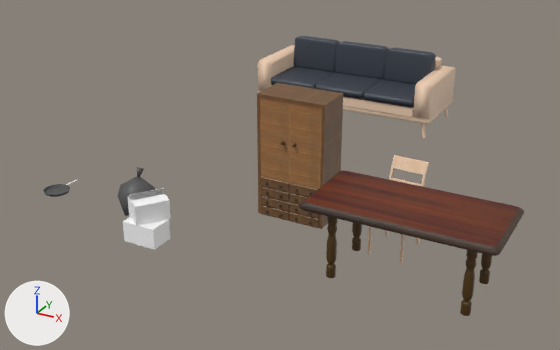
An edit to the FBX model Data/Model/Chair/chair.fbx, drawn before and after from the same camera.
One viewpoint serves both versions: a 50 mm camera at (3.25, -4.2, 2.69) aimed at (0.23, 1.28, -0.05). Arrows for +X, +Y and +Z are at lower left; the lights stay in place. Where no turn or scale is listed for an object, it has been applied to the vertices.
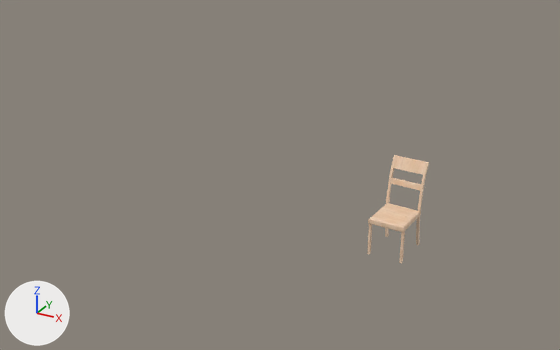
The newer file is also turned or shifted as a whole; pictures and numbers use the older file's frame.

What differs and where, as boxes (x1, y1, x2, y2) in the pictures (560 x 350 px):
```json
{"object": "polySurface8", "change": "deleted", "before": [299, 170, 524, 316], "on screen": "brown", "faces in mat_pasted__lambert4 (picture img_tenbanuv_png)": [299, 170, 524, 256], "faces in mat_pasted__lambert2 (brown #4f3500)": [326, 217, 492, 316]}
{"object": "Cube.010", "change": "deleted", "before": [258, 36, 456, 138], "faces in mat_lambert6 (dark blue #383f4a)": [271, 36, 436, 107], "faces in mat_lambert7 (picture img_images_jpg)": [258, 45, 456, 138]}
{"object": "polySurface21", "change": "deleted", "before": [257, 83, 343, 229], "on screen": "brown", "faces in mat_lambert3 (picture img_aaaa_png)": [257, 83, 343, 229], "faces in mat_lambert4 (brown #413012)": [265, 141, 312, 224]}
{"object": "BOX2", "change": "deleted", "before": [127, 188, 171, 226]}
{"object": "BOX1", "change": "deleted", "before": [123, 217, 170, 250]}
{"object": "BAG", "change": "deleted", "before": [118, 167, 155, 216]}
{"object": "polySurface17", "change": "deleted", "before": [43, 180, 77, 197], "faces in mat_lambert9 (dark grey #535353)": [43, 184, 70, 197]}
{"object": "pasted__pasted__pCube23", "change": "unchanged, uncovered by the edit", "before": [367, 155, 429, 264], "after": [367, 155, 429, 264]}
```

Scene script edits in JSON lines:
```json
{"op": "remove", "block": "ob_polysurface21", "code": ["ob_polysurface21 = bpy.data.objects.new('polySurface21', me_mesh_023)", "ob_polysurface21.location = (0.767, 0.603, 0.481)"]}
{"op": "remove", "block": "ob_box2", "code": ["ob_box2 = bpy.data.objects.new('BOX2', me_mesh_019)", "ob_box2.location = (0.002, -0.247, 0.159)"]}
{"op": "remove", "block": "ob_polysurface8", "code": ["ob_polysurface8 = bpy.data.objects.new('polySurface8', me_mesh_024)", "ob_polysurface8.location = (1.848, 0.059, 0.287)"]}
{"op": "remove", "block": "ob_polysurface17", "code": ["ob_polysurface17 = bpy.data.objects.new('polySurface17', me_mesh_025)", "ob_polysurface17.location = (-1.149, 0.064, 0.011)"]}
{"op": "remove", "block": "ob_cube_010", "code": ["ob_cube_010 = bpy.data.objects.new('Cube.010', me_mesh_022)", "ob_cube_010.location = (0.001, 3.414, 0.209)"]}
{"op": "remove", "block": "ob_bag", "code": ["ob_bag = bpy.data.objects.new('BAG', me_mesh_018)", "ob_bag.location = (-0.311, -0.002, 0.0)"]}
{"op": "remove", "block": "ob_box1", "code": ["ob_box1 = bpy.data.objects.new('BOX1', me_mesh_020)", "ob_box1.location = (0.011, -0.302, 0.0)"]}
```
